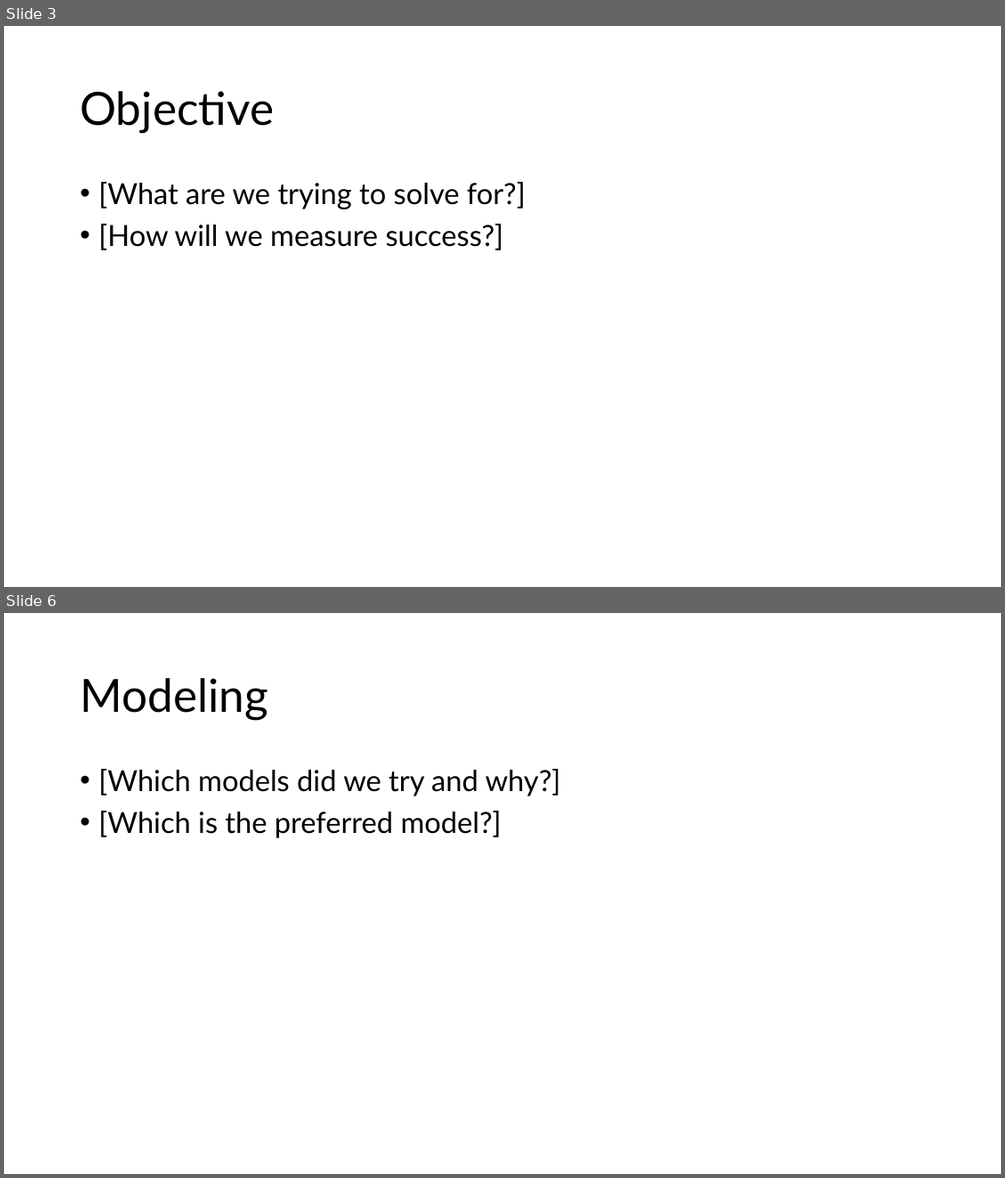
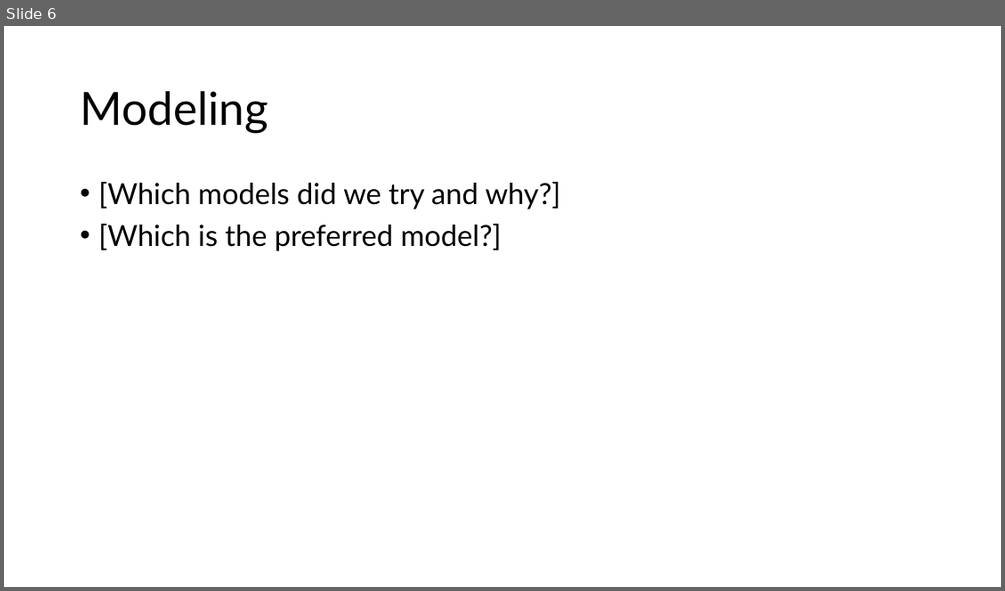
Before and after one commit to tkoche3/ISDS7075, a slide deck: ISDS 7075 Final Presentation.pptx. Shown one above the other, each under a label of ours: slides 3 and 6 before the commit, slide 6 after it; the slides between them are not shown. The pictures are 1005x1178 and 1005x591 pixels, drawn with LibreOffice and Linux fonts; fonts in the diff are those of the drawing. Boxes give left, top, right and bottom in pixels: in the first picture for what was removed or moved away, otherwise in the second. Text is boxed around its words. In the diff, an @@ line names an element or a change of style, - is before the commit and + after.

```diff
--- a/ISDS 7075 Final Presentation.pptx
+++ b/ISDS 7075 Final Presentation.pptx
@@ slide 3 removed at box(4, 26, 1001, 587), background #FFFFFF @@
@@ title removed at box(80, 91, 274, 133) @@
-Objective
@@ text removed at box(98, 182, 526, 250) @@
-• [What are we trying to solve for?]
-• [How will we measure success?]
```
Also in this commit, not shown: 1 slide changed, 4 slides added, 3 other slides removed.
